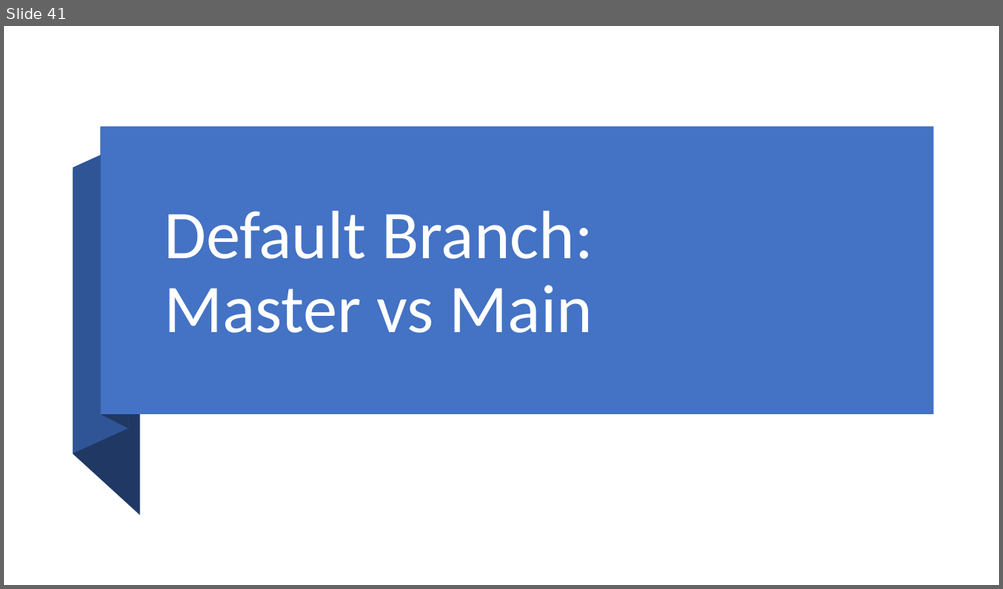
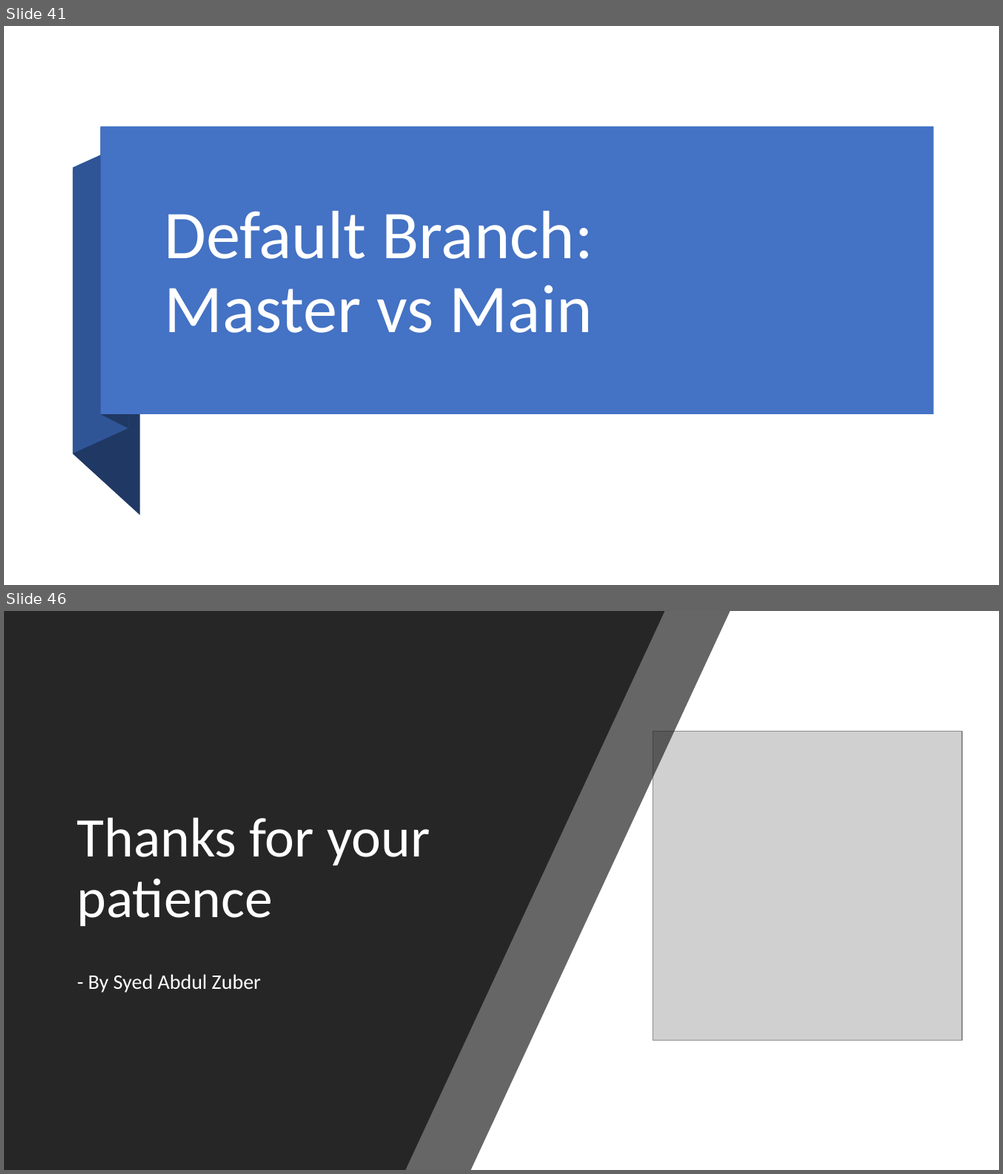
Before and after one commit to SalmanAli-W/GIT-PPT, a slide deck: GIT.pptx. Shown one above the other, each under a label of ours: slide 41 before the commit, slides 41 and 46 after it; the slides between them are not shown. The pictures are 1003x589 and 1003x1174 pixels, drawn with LibreOffice and Linux fonts; fonts in the diff are those of the drawing; grey boxes stand for pictures. Boxes give left, top, right and bottom in pixels: in the first picture for what was removed or moved away, otherwise in the second. Text is boxed around its words. In the diff, an @@ line names an element or a change of style, - is before the commit and + after.

```diff
--- a/GIT.pptx
+++ b/GIT.pptx
@@ slide 46 added at (4, 611, 999, 1170), background #000000 @@
@@ rectangle added at (4, 611, 999, 1170), fill #FFFFFF @@
@@ freeform shape added at (4, 611, 730, 1170), fill #262626 at 70% opacity @@
@@ freeform shape added at (4, 611, 664, 1170), fill #262626 @@
@@ picture added at (652, 731, 962, 1040) @@
@@ title added at (77, 817, 430, 926), 54 pt, text #FFFFFF @@
+Thanks for your patience
@@ subtitle added at (88, 974, 261, 993), 20 pt, text #FFFFFF @@
+- By Syed Abdul Zuber
```
Also in this commit, not shown: 1 slide changed, 3 other slides added.
